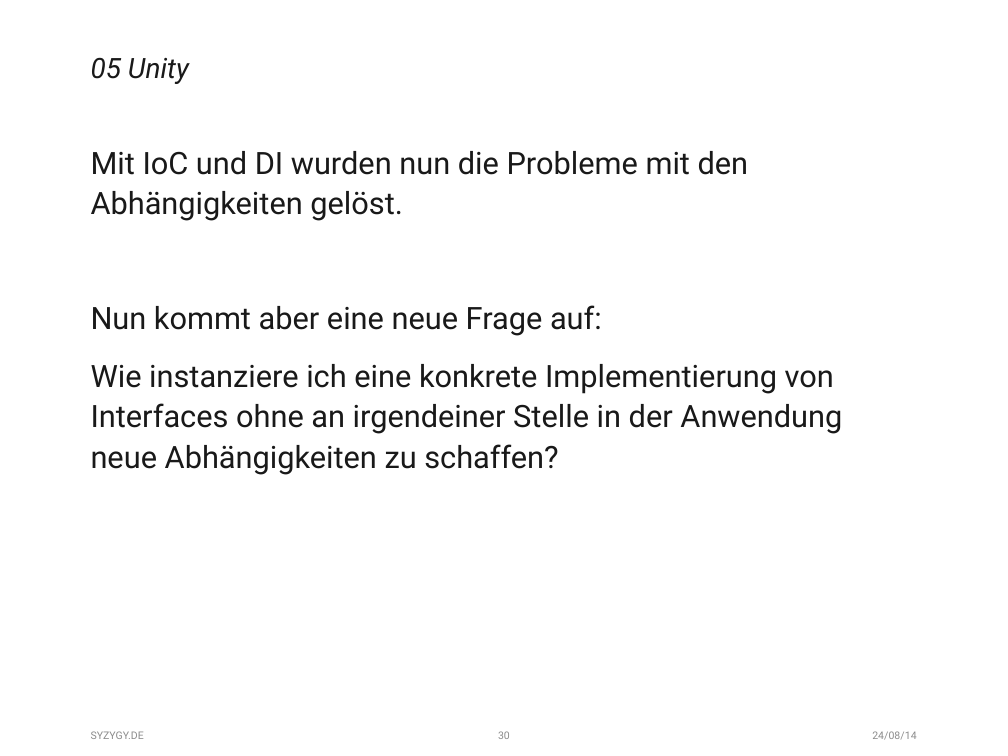
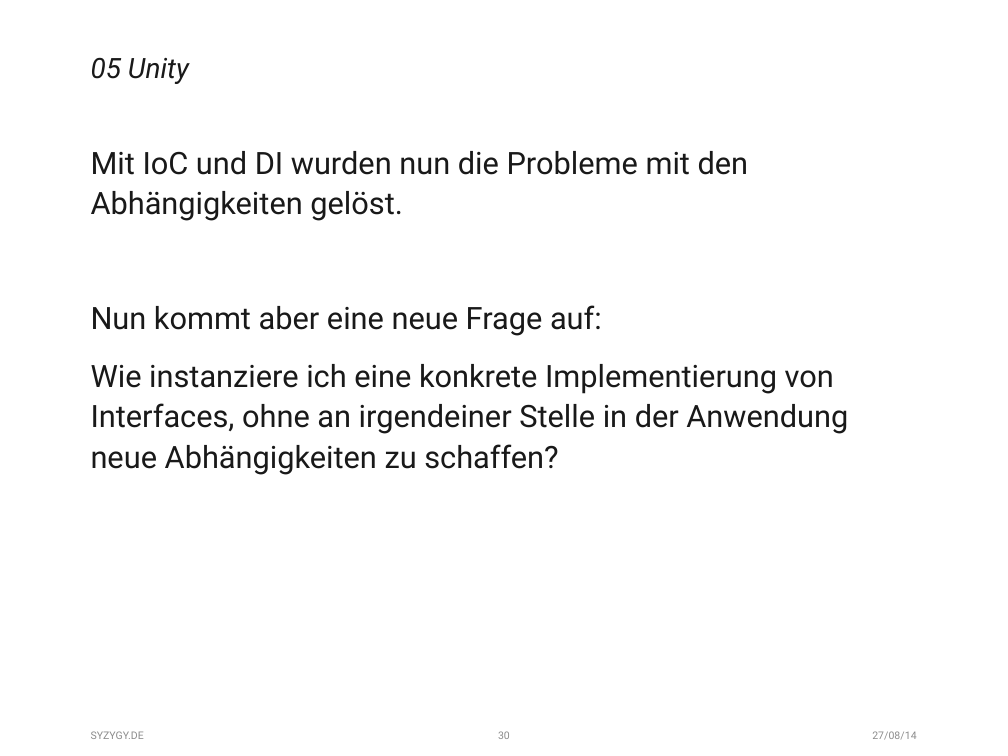
Before and after one commit to fischfasch/IoC_Test, a slide deck: slide 30 of IoC_Testapplication/ConsoleApplication1/_Files/Präsentation.pptx. Drawn at 1008x756 pixels with LibreOffice and Linux fonts; fonts in the diff are those of the drawing. Boxes give left, top, right and bottom in pixels: in the first picture for what was removed or moved away, otherwise in the second. Text is boxed around its words. In the diff, an @@ line names an element or a change of style, - is before the commit and + after.

```diff
--- a/IoC_Testapplication/ConsoleApplication1/_Files/Präsentation.pptx
+++ b/IoC_Testapplication/ConsoleApplication1/_Files/Präsentation.pptx
@@ text at [91,364,848,475]: text changed @@
-Wie instanziere ich eine konkrete Implementierung von Interfaces ohne an irgendeiner Stelle in der Anwendung neue Abhängigkeiten zu schaffen?
+Wie instanziere ich eine konkrete Implementierung von Interfaces, ohne an irgendeiner Stelle in der Anwendung neue Abhängigkeiten zu schaffen?
@@ text at [872,731,916,740]: text changed @@
-24/08/14
+27/08/14
```
Also in this commit, not shown: 33 other slides changed.
